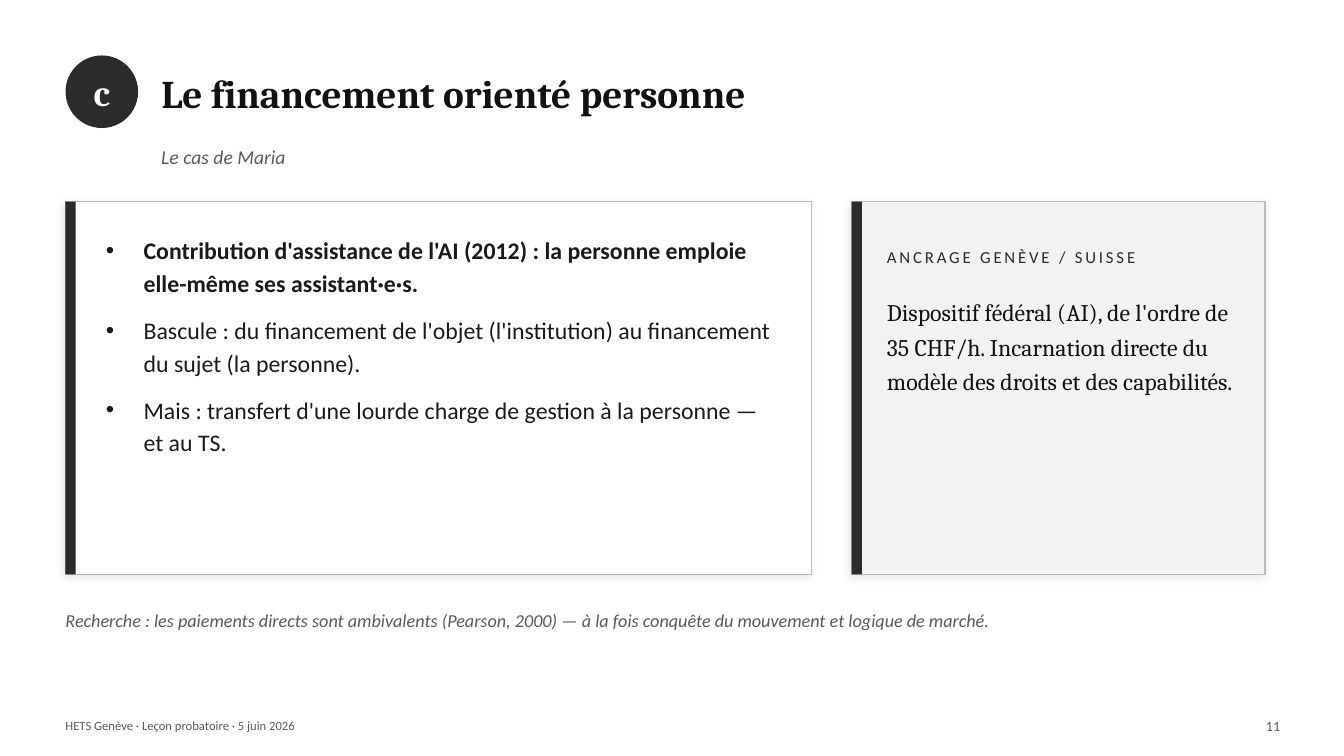
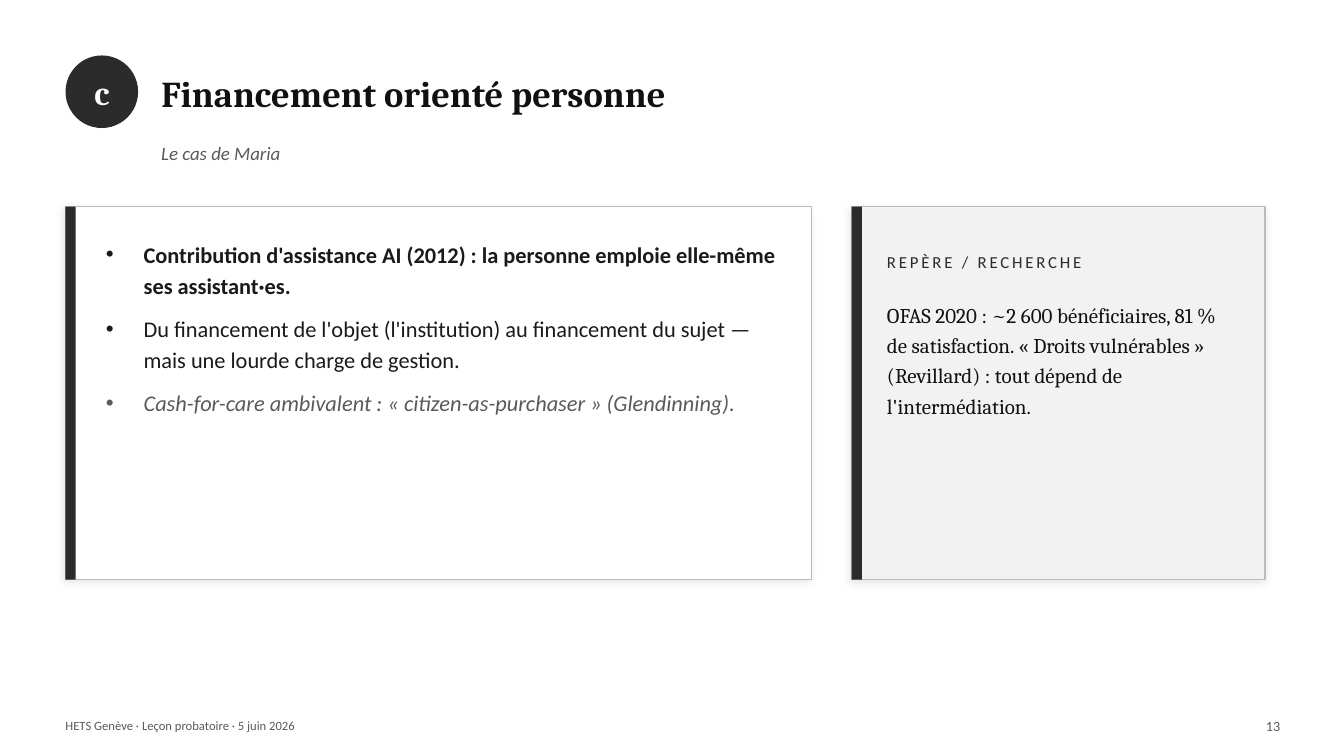
Before and after one commit to pierrebrasseur/cours-handicap-ts, a slide deck: slide 17 of docs/pdfs/Brasseur_lecon_5juin.pptx (slide 15 before the commit). Drawn at 1344x756 pixels with LibreOffice and Linux fonts; fonts in the diff are those of the drawing. Boxes give left, top, right and bottom in pixels: in the first picture for what was removed or moved away, otherwise in the second. Text is boxed around its words. In the diff, an @@ line names an element or a change of style, - is before the commit and + after.

```diff
--- a/docs/pdfs/Brasseur_lecon_5juin.pptx
+++ b/docs/pdfs/Brasseur_lecon_5juin.pptx
@@ text at (161, 81, 665, 115): text changed; size 28 to 26 pt @@
-Le financement orienté personne
+Financement orienté personne
@@ text "Le cas de Maria" at (161, 147, 280, 160): size 14 to 13.5 pt @@
@@ 4 rectangles: place and size @@
-4 rectangles at (66, 202, 1265, 575)
+4 rectangles at (66, 207, 1265, 580)
@@ text at (144, 246, 775, 415): text changed; size 17 to 16 pt @@
-• Contribution d'assistance de l'AI (2012) : la personne emploie elle-même ses assistant·e·s.
-• Bascule : du financement de l'objet (l'institution) au financement du sujet (la personne).
-• Mais : transfert d'une lourde charge de gestion à la personne — et au TS.
+• Contribution d'assistance AI (2012) : la personne emploie elle-même ses assistant·es.
+• Du financement de l'objet (l'institution) au financement du sujet — mais une lourde charge de gestion.
+• Cash-for-care ambivalent : « citizen-as-purchaser » (Glendinning).
@@ text at (887, 255, 1082, 268): text changed @@
-ANCRAGE GENÈVE / SUISSE
+REPÈRE / RECHERCHE
@@ text at (887, 308, 1193, 415): text changed; size 17 to 15 pt @@
-Dispositif fédéral (AI), de l'ordre de 35 CHF/h. Incarnation directe du modèle des droits et des capabilités.
+OFAS 2020 : ~2 600 bénéficiaires, 81 % de satisfaction. « Droits vulnérables » (Revillard) : tout dépend de l'intermédiation.
@@ text removed at (65, 614, 989, 630) @@
-Recherche : les paiements directs sont ambivalents (Pearson, 2000) — à la fois conquête du mouvement et logique de marché.
@@ text at (1266, 722, 1280, 731): text changed @@
-11
+13
```
Also in this commit, not shown: 11 other slides changed, 11 slides added, 11 slides removed.
